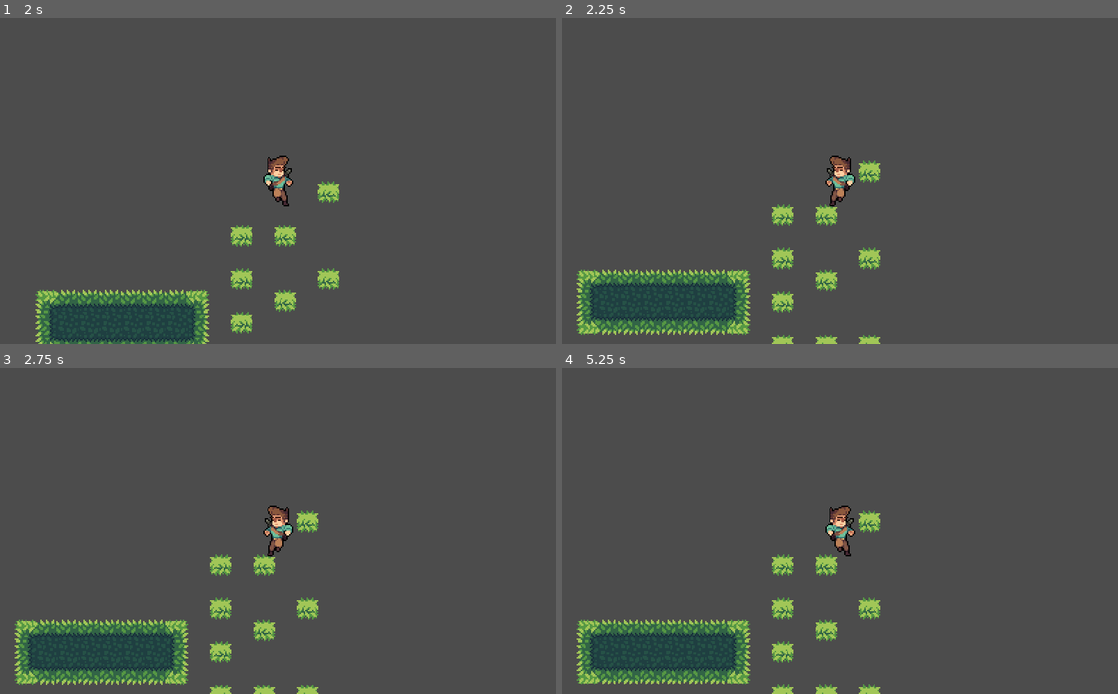
Above: before the commit, frames 1-4 (two rows, left to right).
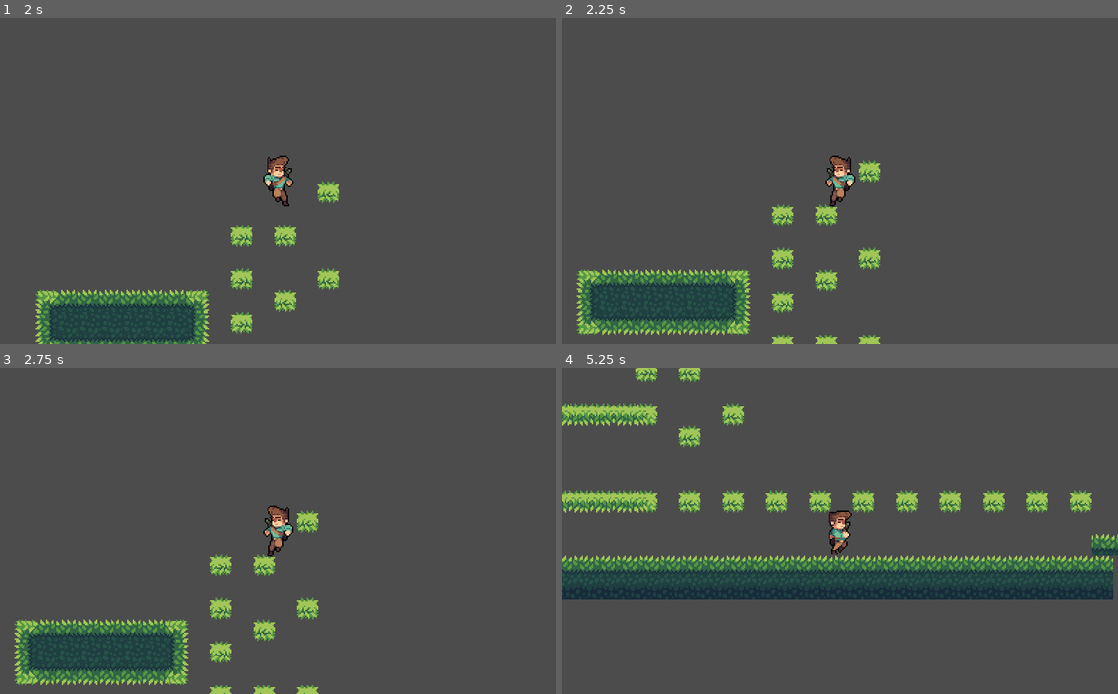
Above: after the commit, the same moments.

Repository: lucascarrias/Platformer-2D-Mechanics
Game: Godot game, scene res://scenes/stages/Stage00.tscn
Two runs of this game, one before a commit and one after it. Both use one fixed random seed, a clock stepped at 60 frames per second and the inputs below. The project has no main scene, so this scene is started directly.
Inputs:
- Up to frame 1 (2 s): hold Right (ui_right) from 0.53 s (still down); tap Space (ui_select) at 0.77, 1.52 s
- Up to frame 2 (2.25 s): release Right (ui_right) at 2.03 s; hold Left (ui_left) from 2.03 s (still down)
- Up to frame 3 (2.75 s): keep holding Left (ui_left)
- Up to frame 4 (5.25 s): release Left (ui_left) at 2.78 s; hold Right (ui_right) 2.78-4.28 s; tap Space (ui_select) at 3.02, 3.77, 4.52 s; hold Left (ui_left) 4.28-5.03 s; hold Right (ui_right) from 5.03 s (still down)

Frame 1 is identical in both runs. In frame 2, 0.2% of the frame differs, in the area x 2-57%, y 44-100%; in frame 3, 0.1%; in frame 4, 25%, in the area x 0-100%, y 0-100%.

Commit message:
Tweak player floor collision detection

Diff:
--- a/scenes/Player.tscn
+++ b/scenes/Player.tscn
@@ -1,71 +1,71 @@
 [gd_scene load_steps=34 format=2]
 
 [ext_resource path="res://scripts/player.gd" type="Script" id=1]
-[ext_resource path="res://assets/Player/Ledge Grab/ledge_grab01.png" type="Texture" id=2]
-[ext_resource path="res://assets/Player/Ledge Grab/ledge_grab02.png" type="Texture" id=3]
-[ext_resource path="res://assets/Player/Ledge Grab/ledge_grab03.png" type="Texture" id=4]
-[ext_resource path="res://assets/Player/Ledge Grab/ledge_grab04.png" type="Texture" id=5]
-[ext_resource path="res://assets/Player/Ledge Grab/ledge_grab05.png" type="Texture" id=6]
-[ext_resource path="res://assets/Player/Ledge Grab/ledge_grab06.png" type="Texture" id=7]
-[ext_resource path="res://assets/Player/Jump/landing outline.png" type="Texture" id=8]
-[ext_resource path="res://assets/Player/Run/frame_0_delay-0.1s.png" type="Texture" id=9]
-[ext_resource path="res://assets/Player/Run/frame_1_delay-0.1s.png" type="Texture" id=10]
-[ext_resource path="res://assets/Player/Run/frame_2_delay-0.1s.png" type="Texture" id=11]
-[ext_resource path="res://assets/Player/Run/frame_3_delay-0.1s.png" type="Texture" id=12]
-[ext_resource path="res://assets/Player/Run/frame_4_delay-0.1s.png" type="Texture" id=13]
-[ext_resource path="res://assets/Player/Run/frame_5_delay-0.1s.png" type="Texture" id=14]
-[ext_resource path="res://assets/Player/Run/frame_6_delay-0.1s.png" type="Texture" id=15]
-[ext_resource path="res://assets/Player/Run/frame_7_delay-0.1s.png" type="Texture" id=16]
-[ext_resource path="res://assets/Player/Jump/jump outline.png" type="Texture" id=17]
-[ext_resource path="res://assets/Player/Idle/idle_01.png" type="Texture" id=18]
-[ext_resource path="res://assets/Player/Idle/idle_02.png" type="Texture" id=19]
-[ext_resource path="res://assets/Player/Idle/idle_03.png" type="Texture" id=20]
-[ext_resource path="res://assets/Player/Idle/idle_04.png" type="Texture" id=21]
-[ext_resource path="res://assets/Player/Idle/idle_05.png" type="Texture" id=22]
-[ext_resource path="res://assets/Player/Idle/idle_06.png" type="Texture" id=23]
-[ext_resource path="res://assets/Player/Idle/idle_07.png" type="Texture" id=24]
-[ext_resource path="res://assets/Player/Idle/idle_08.png" type="Texture" id=25]
-[ext_resource path="res://assets/Player/Idle/idle_09.png" type="Texture" id=26]
-[ext_resource path="res://assets/Player/Idle/idle_10.png" type="Texture" id=27]
-[ext_resource path="res://assets/Player/Idle/idle_11.png" type="Texture" id=28]
-[ext_resource path="res://assets/Player/Idle/idle_12.png" type="Texture" id=29]
+[ext_resource path="res://assets/Player/Idle/idle_01.png" type="Texture" id=2]
+[ext_resource path="res://assets/Player/Idle/idle_02.png" type="Texture" id=3]
+[ext_resource path="res://assets/Player/Idle/idle_03.png" type="Texture" id=4]
+[ext_resource path="res://assets/Player/Idle/idle_04.png" type="Texture" id=5]
+[ext_resource path="res://assets/Player/Idle/idle_05.png" type="Texture" id=6]
+[ext_resource path="res://assets/Player/Idle/idle_06.png" type="Texture" id=7]
+[ext_resource path="res://assets/Player/Idle/idle_07.png" type="Texture" id=8]
+[ext_resource path="res://assets/Player/Idle/idle_08.png" type="Texture" id=9]
+[ext_resource path="res://assets/Player/Idle/idle_09.png" type="Texture" id=10]
+[ext_resource path="res://assets/Player/Idle/idle_10.png" type="Texture" id=11]
+[ext_resource path="res://assets/Player/Idle/idle_11.png" type="Texture" id=12]
+[ext_resource path="res://assets/Player/Idle/idle_12.png" type="Texture" id=13]
+[ext_resource path="res://assets/Player/Jump/landing outline.png" type="Texture" id=14]
+[ext_resource path="res://assets/Player/Run/frame_0_delay-0.1s.png" type="Texture" id=15]
+[ext_resource path="res://assets/Player/Run/frame_1_delay-0.1s.png" type="Texture" id=16]
+[ext_resource path="res://assets/Player/Run/frame_2_delay-0.1s.png" type="Texture" id=17]
+[ext_resource path="res://assets/Player/Run/frame_3_delay-0.1s.png" type="Texture" id=18]
+[ext_resource path="res://assets/Player/Run/frame_4_delay-0.1s.png" type="Texture" id=19]
+[ext_resource path="res://assets/Player/Run/frame_5_delay-0.1s.png" type="Texture" id=20]
+[ext_resource path="res://assets/Player/Run/frame_6_delay-0.1s.png" type="Texture" id=21]
+[ext_resource path="res://assets/Player/Run/frame_7_delay-0.1s.png" type="Texture" id=22]
+[ext_resource path="res://assets/Player/Jump/jump outline.png" type="Texture" id=23]
+[ext_resource path="res://assets/Player/Ledge Grab/ledge_grab01.png" type="Texture" id=24]
+[ext_resource path="res://assets/Player/Ledge Grab/ledge_grab02.png" type="Texture" id=25]
+[ext_resource path="res://assets/Player/Ledge Grab/ledge_grab03.png" type="Texture" id=26]
+[ext_resource path="res://assets/Player/Ledge Grab/ledge_grab04.png" type="Texture" id=27]
+[ext_resource path="res://assets/Player/Ledge Grab/ledge_grab05.png" type="Texture" id=28]
+[ext_resource path="res://assets/Player/Ledge Grab/ledge_grab06.png" type="Texture" id=29]
 
 [sub_resource type="SpriteFrames" id=1]
 animations = [ {
-"frames": [ ExtResource( 2 ), ExtResource( 3 ), ExtResource( 4 ), ExtResource( 5 ), ExtResource( 6 ), ExtResource( 7 ) ],
-"loop": false,
-"name": "LedgeGrab",
-"speed": 10.0
+"frames": [ ExtResource( 2 ), ExtResource( 3 ), ExtResource( 4 ), ExtResource( 5 ), ExtResource( 6 ), ExtResource( 7 ), ExtResource( 8 ), ExtResource( 9 ), ExtResource( 10 ), ExtResource( 11 ), ExtResource( 12 ), ExtResource( 13 ), ExtResource( 2 ) ],
+"loop": true,
+"name": "Idle",
+"speed": 12.0
 }, {
-"frames": [ ExtResource( 8 ) ],
+"frames": [ ExtResource( 14 ) ],
 "loop": true,
 "name": "Landing",
 "speed": 5.0
 }, {
-"frames": [ ExtResource( 9 ), ExtResource( 10 ), ExtResource( 11 ), ExtResource( 12 ), ExtResource( 13 ), ExtResource( 14 ), ExtResource( 15 ), ExtResource( 16 ) ],
+"frames": [ ExtResource( 15 ), ExtResource( 16 ), ExtResource( 17 ), ExtResource( 18 ), ExtResource( 19 ), ExtResource( 20 ), ExtResource( 21 ), ExtResource( 22 ) ],
 "loop": true,
 "name": "Walk",
 "speed": 6.0
 }, {
-"frames": [ ExtResource( 17 ) ],
+"frames": [ ExtResource( 23 ) ],
 "loop": true,
 "name": "Jump",
 "speed": 5.0
 }, {
-"frames": [ ExtResource( 9 ), ExtResource( 10 ), ExtResource( 11 ), ExtResource( 12 ), ExtResource( 13 ), ExtResource( 14 ), ExtResource( 15 ), ExtResource( 16 ), ExtResource( 9 ) ],
+"frames": [ ExtResource( 15 ), ExtResource( 16 ), ExtResource( 17 ), ExtResource( 18 ), ExtResource( 19 ), ExtResource( 20 ), ExtResource( 21 ), ExtResource( 22 ), ExtResource( 15 ) ],
 "loop": true,
 "name": "Run",
 "speed": 14.0
 }, {
-"frames": [ ExtResource( 18 ), ExtResource( 19 ), ExtResource( 20 ), ExtResource( 21 ), ExtResource( 22 ), ExtResource( 23 ), ExtResource( 24 ), ExtResource( 25 ), ExtResource( 26 ), ExtResource( 27 ), ExtResource( 28 ), ExtResource( 29 ), ExtResource( 18 ) ],
-"loop": true,
-"name": "Idle",
-"speed": 12.0
+"frames": [ ExtResource( 24 ), ExtResource( 25 ), ExtResource( 26 ), ExtResource( 27 ), ExtResource( 28 ), ExtResource( 29 ) ],
+"loop": false,
+"name": "LedgeGrab",
+"speed": 10.0
 } ]
 
 [sub_resource type="ConvexPolygonShape2D" id=2]
 
-[sub_resource type="CapsuleShape2D" id=5]
+[sub_resource type="CapsuleShape2D" id=3]
 height = 10.9056
 
 [sub_resource type="RayShape2D" id=4]
--- a/scripts/player.gd
+++ b/scripts/player.gd
@@ -78,7 +78,7 @@
 	run()
 	walk()
 	#Check on floor
-	if player_on_floor():
+	if is_on_floor():
 		if friction:
 			motion.x = lerp(motion.x, 0, 0.5)
 		motion.y = 0
Not shown: 1 places in scenes/Player.tscn that only renumber resources
